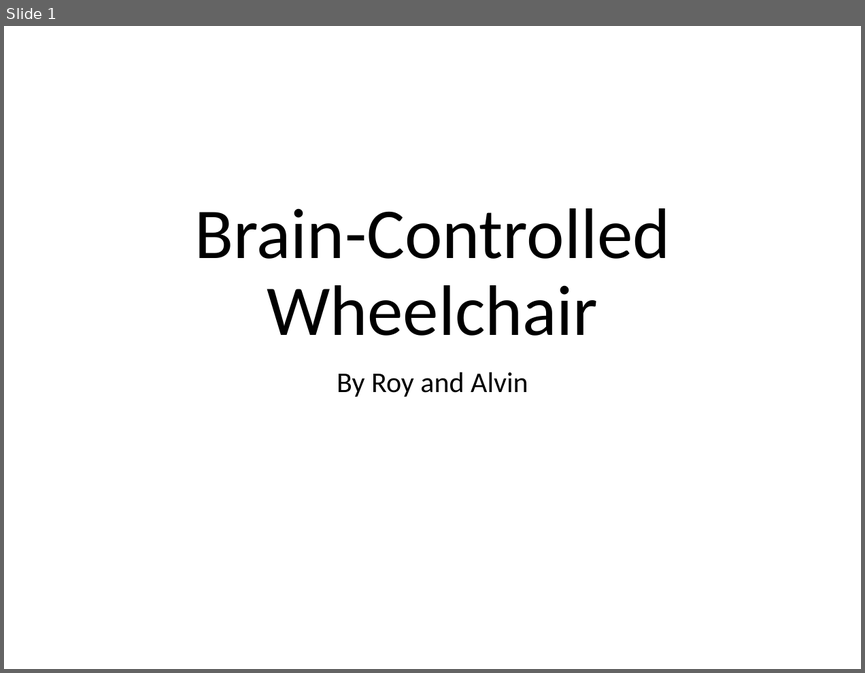
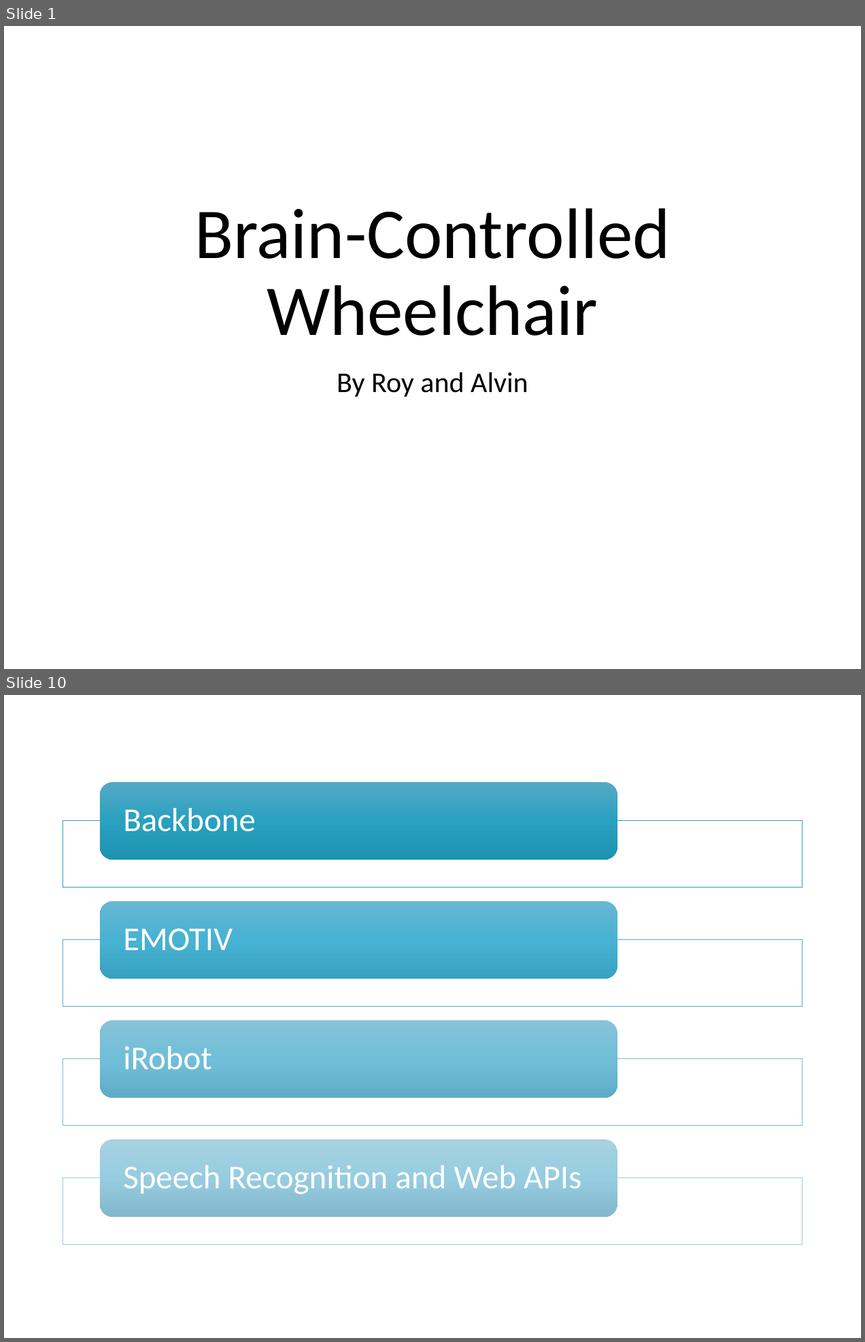
Before and after one commit to alvinshi/291SpecialProject, a slide deck: presentation/final_presentation.pptx. Shown one above the other, each under a label of ours: slide 1 before the commit, slides 1 and 10 after it; the slides between them are not shown. The pictures are 865x673 and 865x1342 pixels, drawn with LibreOffice and Linux fonts; fonts in the diff are those of the drawing. Boxes give left, top, right and bottom in pixels: in the first picture for what was removed or moved away, otherwise in the second. Text is boxed around its words. In the diff, an @@ line names an element or a change of style, - is before the commit and + after.

Commit message:
presentation

```diff
--- a/presentation/final_presentation.pptx
+++ b/presentation/final_presentation.pptx
@@ slide 10 added at [4,695,861,1338], background #FFFFFF @@
@@ group added at [63,783,802,1243]: 4 rectangles, 4 rounded rectangles, 4 texts @@
+Backbone
+EMOTIV
+iRobot
+Speech Recognition and Web APIs
```
Also in this commit, not shown: 7 other slides added.
